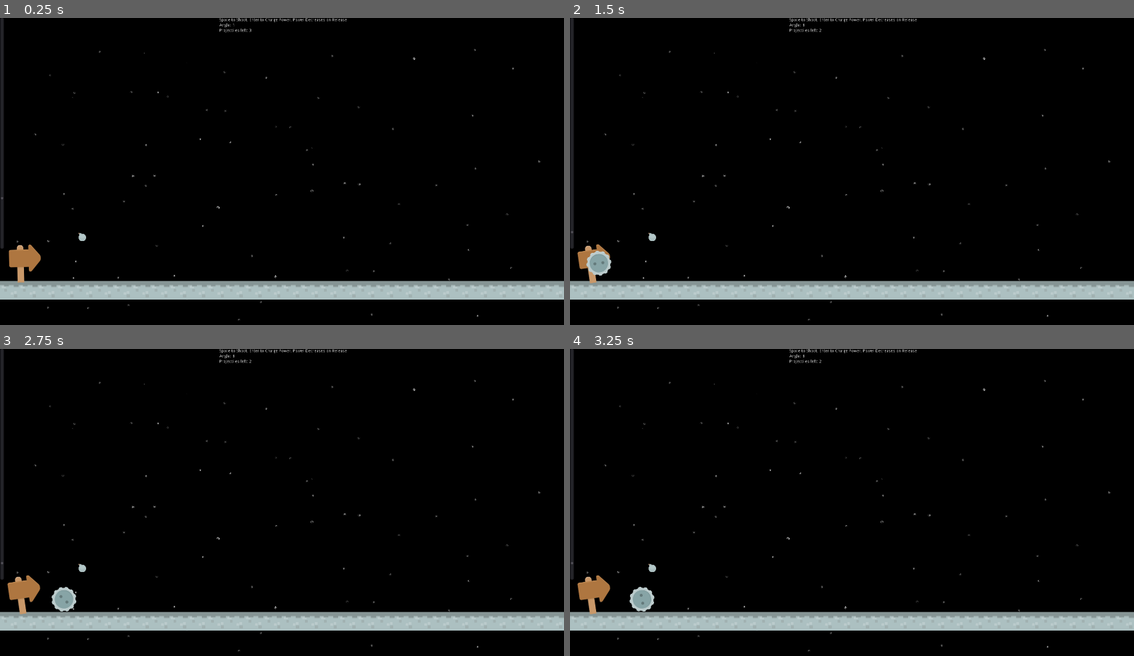
Above: before the commit, frames 1-4 (two rows, left to right).
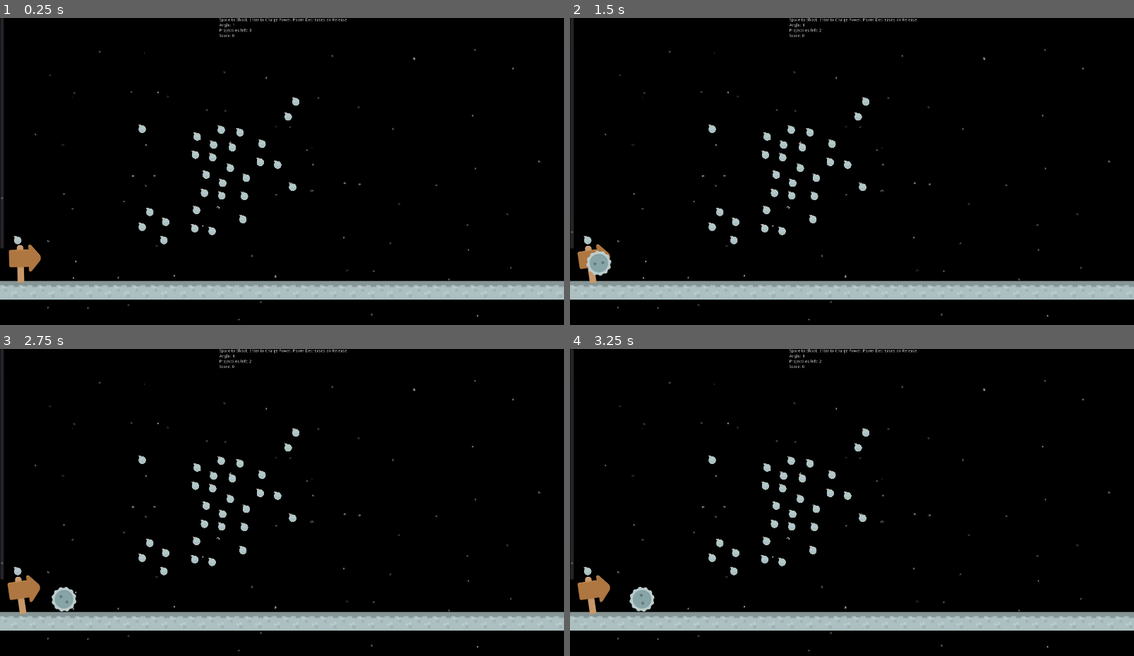
Above: after the commit, the same moments.

Repository: PandorasGit/P1-paroberts
Game: Godot game, scene res://World/World.tscn
Same seed, same stepped clock (60 frames per second), same inputs: the game is played once before the commit and once after it.
Inputs:
- Up to frame 1 (0.25 s): no input
- Up to frame 2 (1.5 s): tap Enter (adjustPower) at 0.5 s; hold Enter (adjustPower) 0.53-1.28 s; tap Space (launch) at 1.35 s
- Up to frame 3 (2.75 s): hold Enter (adjustPower) from 2.03 s (still down)
- Up to frame 4 (3.25 s): release Enter (adjustPower) at 2.78 s; tap Space (launch) at 2.85 s

The runs differ from the first frame. In frame 1, 0.9% of the frame differs, in the area x 2-54%, y 5-74%; in frame 2, 0.9%; in frame 3, 0.9%; in frame 4, 0.9%.

Commit message:
Add Scoring System

Diff:
--- a/project/HUD/HUD.gd
+++ b/project/HUD/HUD.gd
@@ -2,9 +2,21 @@
 
 
 var launcher setget _set_launcher
+var targetLayout setget _set_targetMap
 
 var display_angle : String
 
+
+func _set_targetMap(value):
+	targetLayout = value
+	_update_score_label(0)
+	targetLayout.connect("score_changed", self, "_on_score_change")
+
+func _on_score_change(new_score):
+	_update_score_label(new_score)
+
+func _update_score_label(new_score):
+	$VBoxContainer/ScoreLabel.text = "Score: %d" % new_score
 
 func _set_launcher(value):
 	launcher = value
@@ -36,4 +48,4 @@
 	_update_projectile_count(new_count)
 
 func _update_projectile_count(projectileCount):
-	$VBoxContainer/ProjectilesLeft.text = "Projectiles left: %d" % projectileCount
+	$VBoxContainer/ProjectilesLeftLabel.text = "Projectiles left: %d" % projectileCount
--- a/project/HUD/HUD.tscn
+++ b/project/HUD/HUD.tscn
@@ -26,11 +26,17 @@
 margin_bottom = 32.0
 text = "Angle: X"
 
-[node name="ProjectilesLeft" type="Label" parent="VBoxContainer"]
+[node name="ProjectilesLeftLabel" type="Label" parent="VBoxContainer"]
 margin_top = 36.0
 margin_right = 434.0
 margin_bottom = 50.0
 text = "Projectiles: X"
+
+[node name="ScoreLabel" type="Label" parent="VBoxContainer"]
+margin_top = 54.0
+margin_right = 434.0
+margin_bottom = 68.0
+text = "Score: X"
 
 [node name="PowerMeter" type="VScrollBar" parent="."]
 margin_left = 13.0
--- /dev/null
+++ b/project/Target/Target.gd
@@ -0,0 +1,22 @@
+extends RigidBody2D
+
+var _active := false
+var _timeToExplode := 2400
+signal activated()
+
+
+func _process(_delta):
+	if _timeToExplode <= 0:
+		explode()
+
+	if linear_velocity != Vector2(0,0) and not _active:
+		_active = true
+		emit_signal("activated")
+		$Explosion.emitting = true
+
+	if _active:
+		_timeToExplode -= 10
+
+func explode():
+
+	queue_free()
--- a/project/Target/Target.tscn
+++ b/project/Target/Target.tscn
@@ -1,12 +1,15 @@
-[gd_scene load_steps=3 format=2]
+[gd_scene load_steps=4 format=2]
 
 [ext_resource path="res://Target/bomb.png" type="Texture" id=1]
+[ext_resource path="res://Target/Target.gd" type="Script" id=2]
 
 [sub_resource type="CircleShape2D" id=1]
 radius = 15.0333
 
 [node name="Target" type="RigidBody2D"]
 gravity_scale = 0.0
+sleeping = true
+script = ExtResource( 2 )
 
 [node name="CollisionShape2D" type="CollisionShape2D" parent="."]
 shape = SubResource( 1 )
@@ -15,3 +18,16 @@
 position = Vector2( 0, -2 )
 scale = Vector2( 0.25, 0.25 )
 texture = ExtResource( 1 )
+
+[node name="Explosion" type="CPUParticles2D" parent="."]
+emitting = false
+amount = 15
+explosiveness = 1.0
+direction = Vector2( 0, 0 )
+spread = 180.0
+gravity = Vector2( 0, 10 )
+initial_velocity = 10.0
+linear_accel = 50.0
+scale_amount = 8.0
+scale_amount_random = 0.2
+color = Color( 0.545098, 0.109804, 0.109804, 1 )
--- /dev/null
+++ b/project/TargetLayout/TargetLayout.gd
@@ -0,0 +1,13 @@
+extends Node2D
+
+var score := 0
+
+signal score_changed(new_score)
+
+func _ready():
+	for _current_Target in get_children():
+		_current_Target.connect("activated", self, "_on_Target_sleeping_state_changed")
+
+func _on_Target_sleeping_state_changed():
+	score += 1
+	emit_signal("score_changed", score)
--- /dev/null
+++ b/project/TargetLayout/TargetLayout.tscn
@@ -0,0 +1,127 @@
+[gd_scene load_steps=3 format=2]
+
+[ext_resource path="res://Target/Target.tscn" type="PackedScene" id=1]
+[ext_resource path="res://TargetLayout/TargetLayout.gd" type="Script" id=3]
+
+[node name="TargetLayout" type="Node2D"]
+script = ExtResource( 3 )
+
+[node name="Target" parent="." instance=ExtResource( 1 )]
+position = Vector2( 484, 378 )
+sleeping = false
+
+[node name="Target2" parent="." instance=ExtResource( 1 )]
+position = Vector2( 564, 695 )
+sleeping = false
+
+[node name="Target3" parent="." instance=ExtResource( 1 )]
+position = Vector2( 484, 712 )
+sleeping = false
+
+[node name="Target4" parent="." instance=ExtResource( 1 )]
+position = Vector2( 558, 757 )
+sleeping = false
+
+[node name="Target5" parent="." instance=ExtResource( 1 )]
+position = Vector2( 510, 661 )
+sleeping = false
+
+[node name="Target6" parent="." instance=ExtResource( 1 )]
+position = Vector2( 722, 726 )
+sleeping = false
+
+[node name="Target12" parent="." instance=ExtResource( 1 )]
+position = Vector2( 669, 655 )
+sleeping = false
+
+[node name="Target13" parent="." instance=ExtResource( 1 )]
+position = Vector2( 663, 717 )
+sleeping = false
+
+[node name="Target14" parent="." instance=ExtResource( 1 )]
+position = Vector2( 827, 686 )
+sleeping = false
+
+[node name="Target7" parent="." instance=ExtResource( 1 )]
+position = Vector2( 838, 545 )
+sleeping = false
+
+[node name="Target8" parent="." instance=ExtResource( 1 )]
+position = Vector2( 758, 562 )
+sleeping = false
+
+[node name="Target9" parent="." instance=ExtResource( 1 )]
+position = Vector2( 832, 607 )
+sleeping = false
+
+[node name="Target10" parent="." instance=ExtResource( 1 )]
+position = Vector2( 784, 511 )
+sleeping = false
+
+[node name="Target15" parent="." instance=ExtResource( 1 )]
+position = Vector2( 945, 500 )
+sleeping = false
+
+[node name="Target16" parent="." instance=ExtResource( 1 )]
+position = Vector2( 892, 429 )
+sleeping = false
+
+[node name="Target17" parent="." instance=ExtResource( 1 )]
+position = Vector2( 886, 491 )
+sleeping = false
+
+[node name="Target18" parent="." instance=ExtResource( 1 )]
+position = Vector2( 981, 336 )
+sleeping = false
+
+[node name="Target19" parent="." instance=ExtResource( 1 )]
+position = Vector2( 1007, 285 )
+sleeping = false
+
+[node name="Target20" parent="." instance=ExtResource( 1 )]
+position = Vector2( 755, 605 )
+sleeping = false
+
+[node name="Target21" parent="." instance=ExtResource( 1 )]
+position = Vector2( 702, 534 )
+sleeping = false
+
+[node name="Target22" parent="." instance=ExtResource( 1 )]
+position = Vector2( 696, 596 )
+sleeping = false
+
+[node name="Target25" parent="." instance=ExtResource( 1 )]
+position = Vector2( 727, 432 )
+sleeping = false
+
+[node name="Target26" parent="." instance=ExtResource( 1 )]
+position = Vector2( 753, 381 )
+sleeping = false
+
+[node name="Target27" parent="." instance=ExtResource( 1 )]
+position = Vector2( 724, 475 )
+sleeping = false
+
+[node name="Target28" parent="." instance=ExtResource( 1 )]
+position = Vector2( 671, 404 )
+sleeping = false
+
+[node name="Target29" parent="." instance=ExtResource( 1 )]
+position = Vector2( 665, 466 )
+sleeping = false
+
+[node name="Target23" parent="." instance=ExtResource( 1 )]
+position = Vector2( 791, 441 )
+sleeping = false
+
+[node name="Target24" parent="." instance=ExtResource( 1 )]
+position = Vector2( 817, 390 )
+sleeping = false
+
+[node name="Target11" parent="." instance=ExtResource( 1 )]
+position = Vector2( 996, 576 )
+sleeping = false
+
+[node name="Target30" parent="." instance=ExtResource( 1 )]
+position = Vector2( 60, 757 )
+sleeping = false
--- a/project/World/World.gd
+++ b/project/World/World.gd
@@ -3,4 +3,5 @@
 
 func _ready():
 	$HUD.launcher = $Launcher
+	$HUD.targetLayout = $TargetLayout
 	$SoundPlayer.launcher = $Launcher
--- a/project/World/World.tscn
+++ b/project/World/World.tscn
@@ -3,7 +3,7 @@
 [ext_resource path="res://Launcher/Launcher.tscn" type="PackedScene" id=1]
 [ext_resource path="res://World/stoneMid.png" type="Texture" id=2]
 [ext_resource path="res://HUD/HUD.tscn" type="PackedScene" id=3]
-[ext_resource path="res://Target/Target.tscn" type="PackedScene" id=4]
+[ext_resource path="res://TargetLayout/TargetLayout.tscn" type="PackedScene" id=4]
 [ext_resource path="res://World/World.gd" type="Script" id=5]
 [ext_resource path="res://SoundPlayer/SoundPlayer.tscn" type="PackedScene" id=6]
 [ext_resource path="res://World/sky_background.png" type="Texture" id=7]
@@ -53,7 +53,6 @@
 
 [node name="HUD" parent="." instance=ExtResource( 3 )]
 
-[node name="Target" parent="." instance=ExtResource( 4 )]
-position = Vector2( 280, 747 )
+[node name="SoundPlayer" parent="." instance=ExtResource( 6 )]
 
-[node name="SoundPlayer" parent="." instance=ExtResource( 6 )]
+[node name="TargetLayout" parent="." instance=ExtResource( 4 )]
Not shown, changed: README.md
